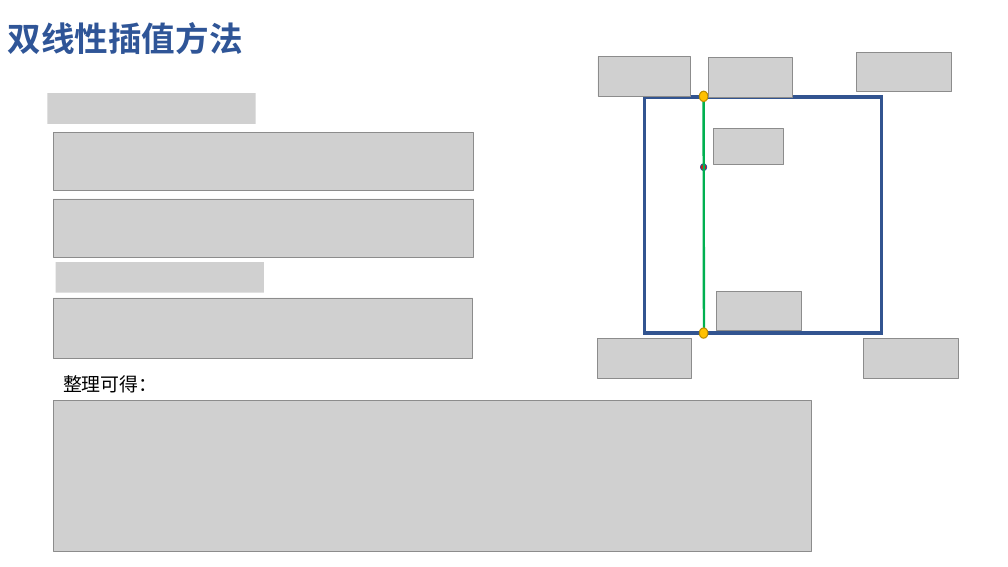
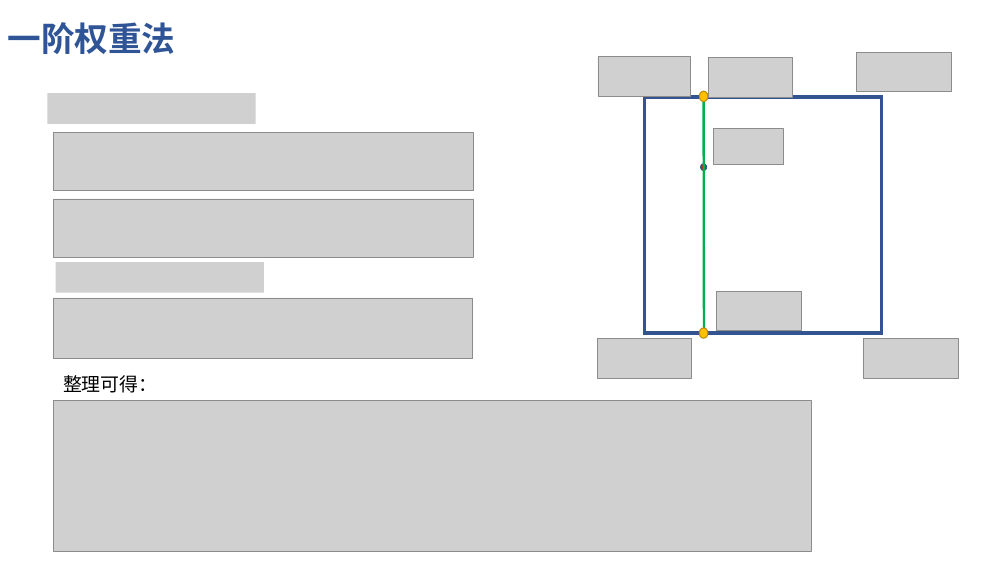
Before and after one commit to wzxswife/Particle-sim, a slide deck: slide 6 of doc/particle_in_cell1.pptx. Drawn at 1008x567 pixels with LibreOffice and Linux fonts; fonts in the diff are those of the drawing; grey boxes stand for pictures. Boxes give left, top, right and bottom in pixels: in the first picture for what was removed or moved away, otherwise in the second. Text is boxed around its words. In the diff, an @@ line names an element or a change of style, - is before the commit and + after.

```diff
--- a/doc/particle_in_cell1.pptx
+++ b/doc/particle_in_cell1.pptx
@@ text at (7,22,175,54): text changed @@
-双线性插值方法
+一阶权重法
```
Also in this commit, not shown: 4 other slides changed, 3 other files.
